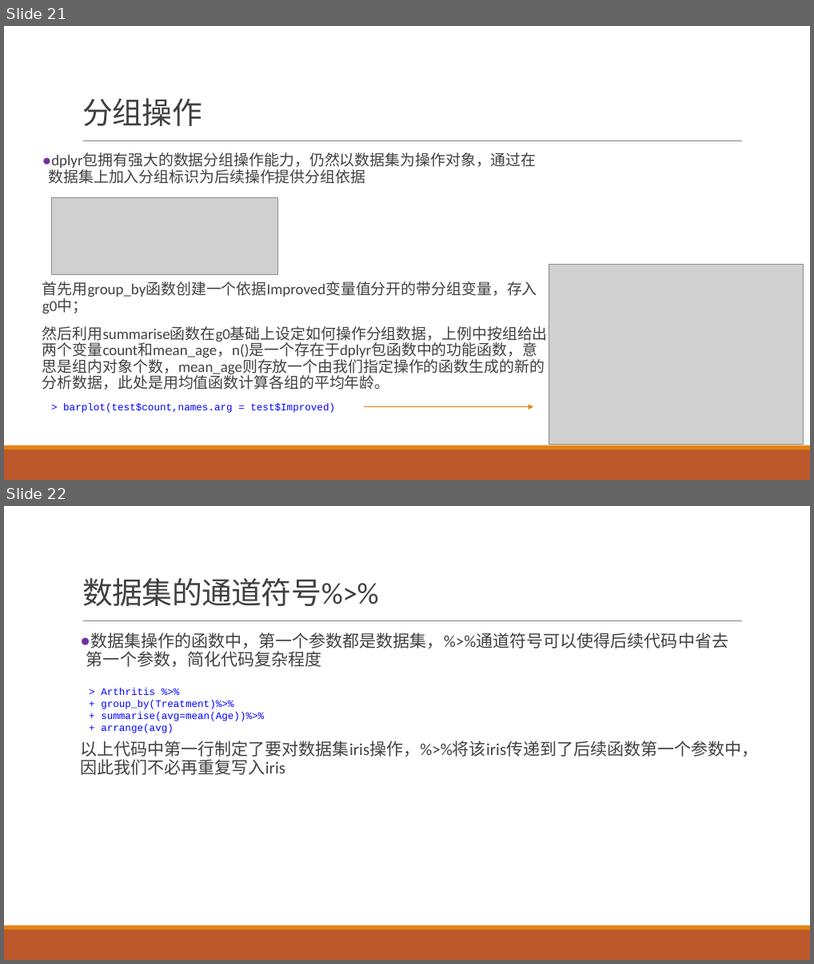
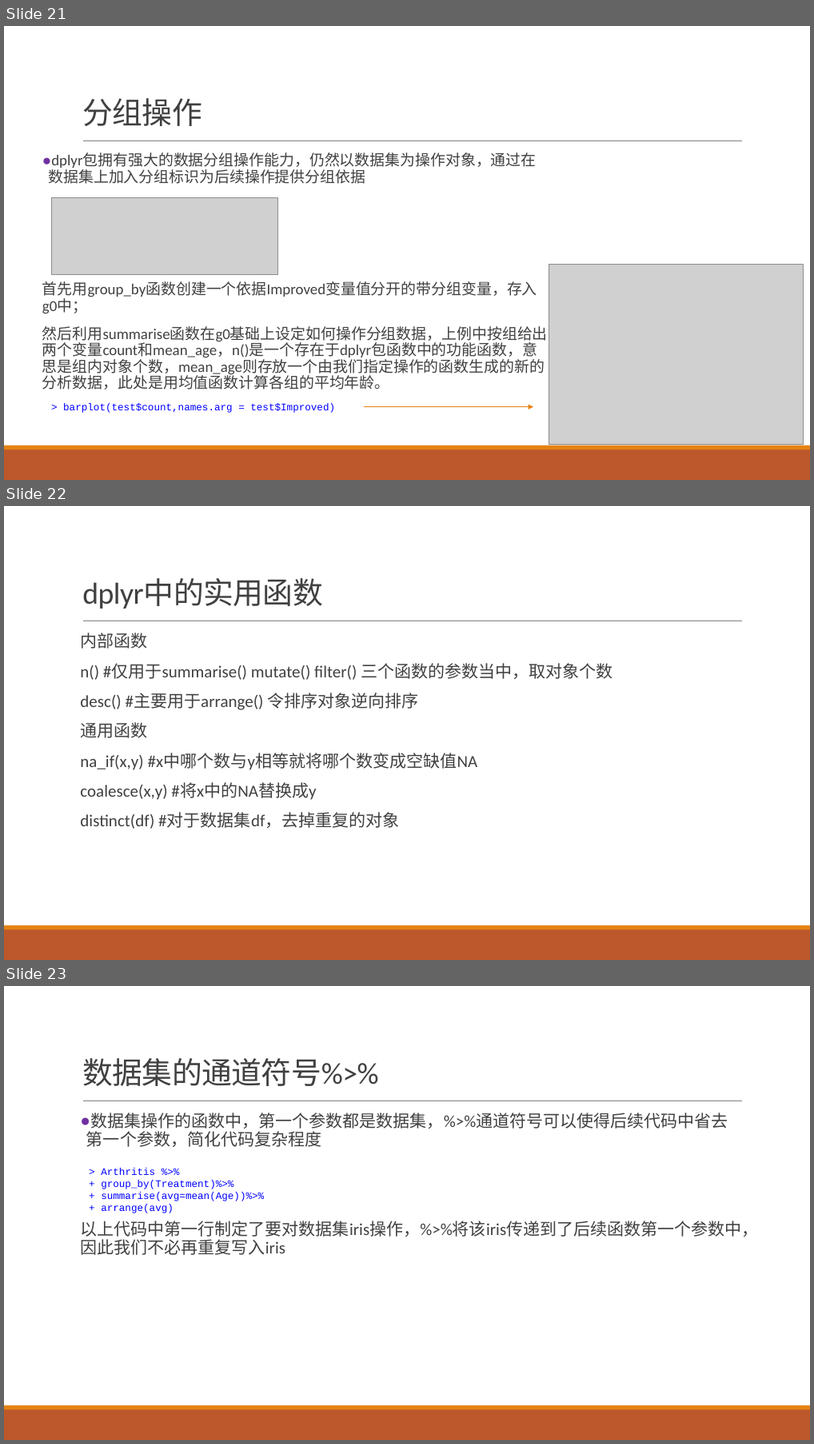
Before and after one commit to exoplanetX/DataAnalytics, a slide deck: 实验3-探索性分析.pptx. Shown one above the other, each under a label of ours: slides 21 and 22 before the commit, slides 21, 22 and 23 after it. The pictures are 814x964 and 814x1444 pixels, drawn with LibreOffice and Linux fonts; fonts in the diff are those of the drawing; grey boxes stand for pictures. Boxes give left, top, right and bottom in pixels: in the first picture for what was removed or moved away, otherwise in the second. Text is boxed around its words. In the diff, an @@ line names an element or a change of style, - is before the commit and + after.

```diff
--- a/实验3-探索性分析.pptx
+++ b/实验3-探索性分析.pptx
@@ slide 22 added at [4,506,810,960], background #FFFFFF; not listed: 3 template elements that a slide beside it also shows @@
@@ title added at [82,578,323,608], 36 pt, text #404040 @@
+dplyr中的实用函数
@@ text added at [80,632,613,828], 20 pt, text #404040 @@
+内部函数
+n() #仅用于summarise() mutate() filter() 三个函数的参数当中，取对象个数
+desc() #主要用于arrange() 令排序对象逆向排序
+通用函数
+na_if(x,y) #x中哪个数与y相等就将哪个数变成空缺值NA
+coalesce(x,y) #将x中的NA替换成y
+distinct(df) #对于数据集df，去掉重复的对象
@@ what was slide 22 is now slide 23 @@
```
Also in this commit, not shown: 1 other file.
